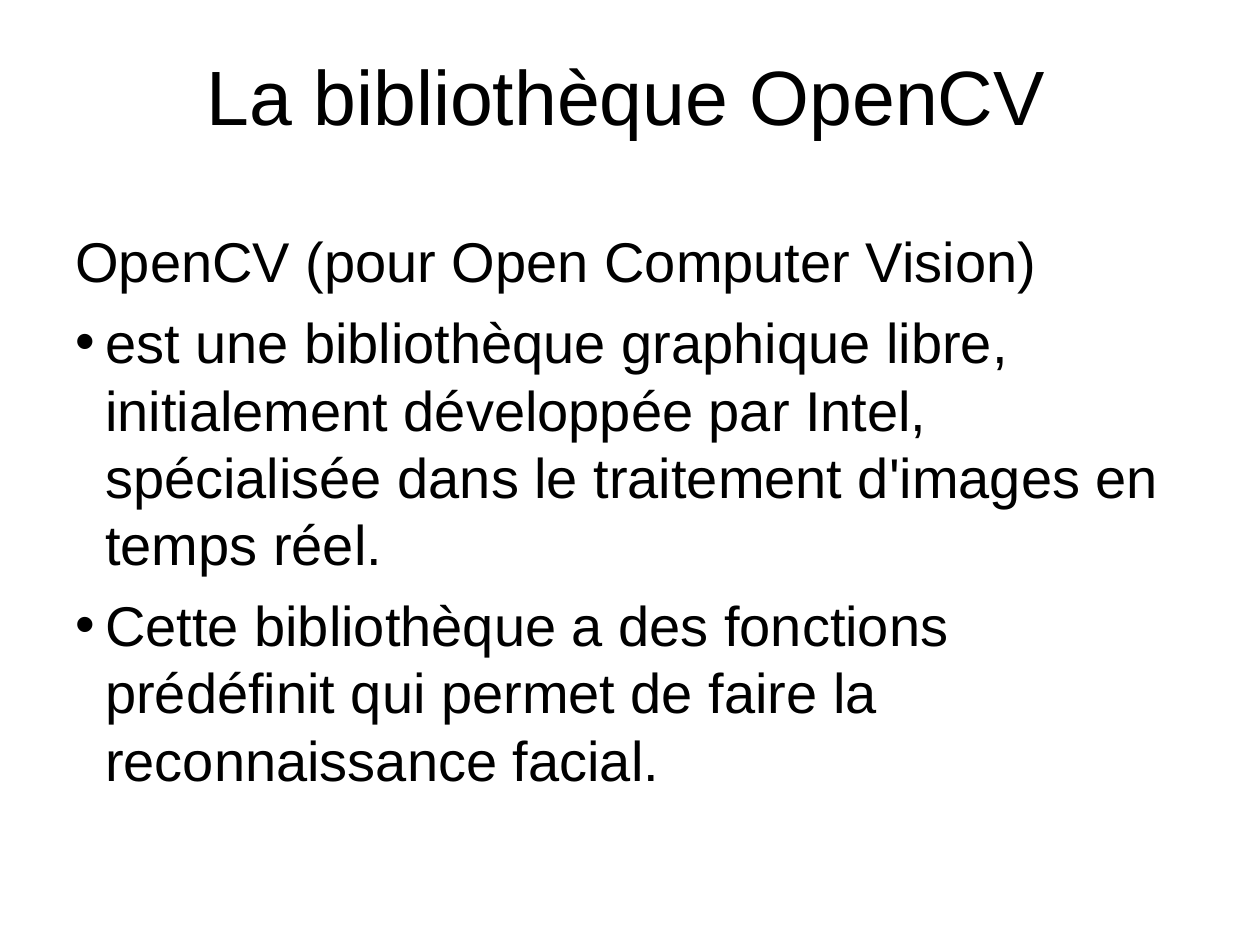
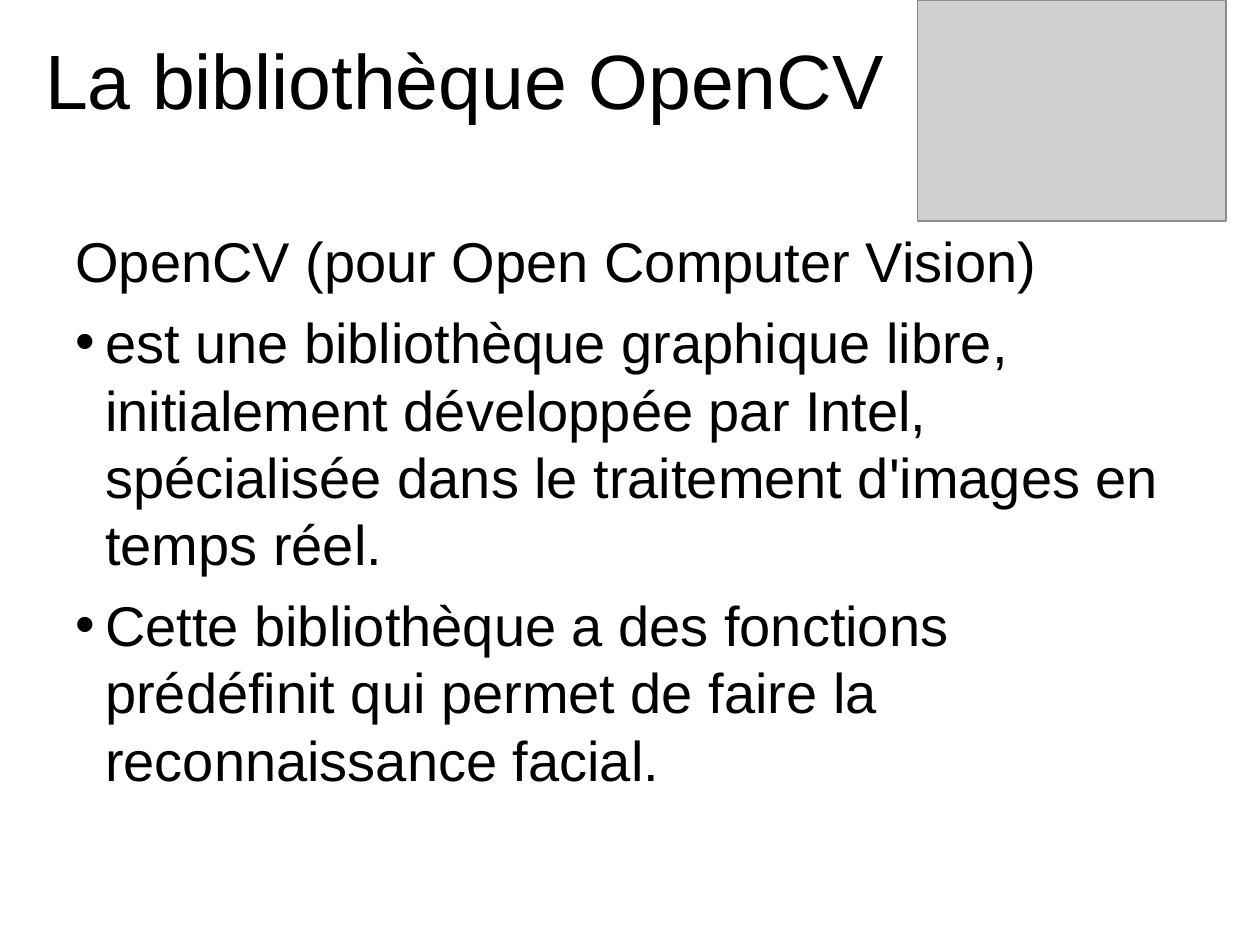
Before and after one commit to HabibAroua/Criminel_dep, a slide deck: slide 16 of documentation/presentation/P1/2734.ppt. Drawn at 1260x945 pixels with LibreOffice and Linux fonts; fonts in the diff are those of the drawing; grey boxes stand for pictures; background and template pictures are left out. Boxes give left, top, right and bottom in pixels: in the first picture for what was removed or moved away, otherwise in the second. Text is boxed around its words. In the diff, an @@ line names an element or a change of style, - is before the commit and + after.

```diff
--- a/documentation/presentation/P1/2734.ppt
+++ b/documentation/presentation/P1/2734.ppt
@@ title "La bibliothèque OpenCV": place and size @@
-title "La bibliothèque OpenCV" at (206,68,1045,140)
+title "La bibliothèque OpenCV" at (45,52,883,124)
@@ picture added at (917,0,1226,220) @@
```
